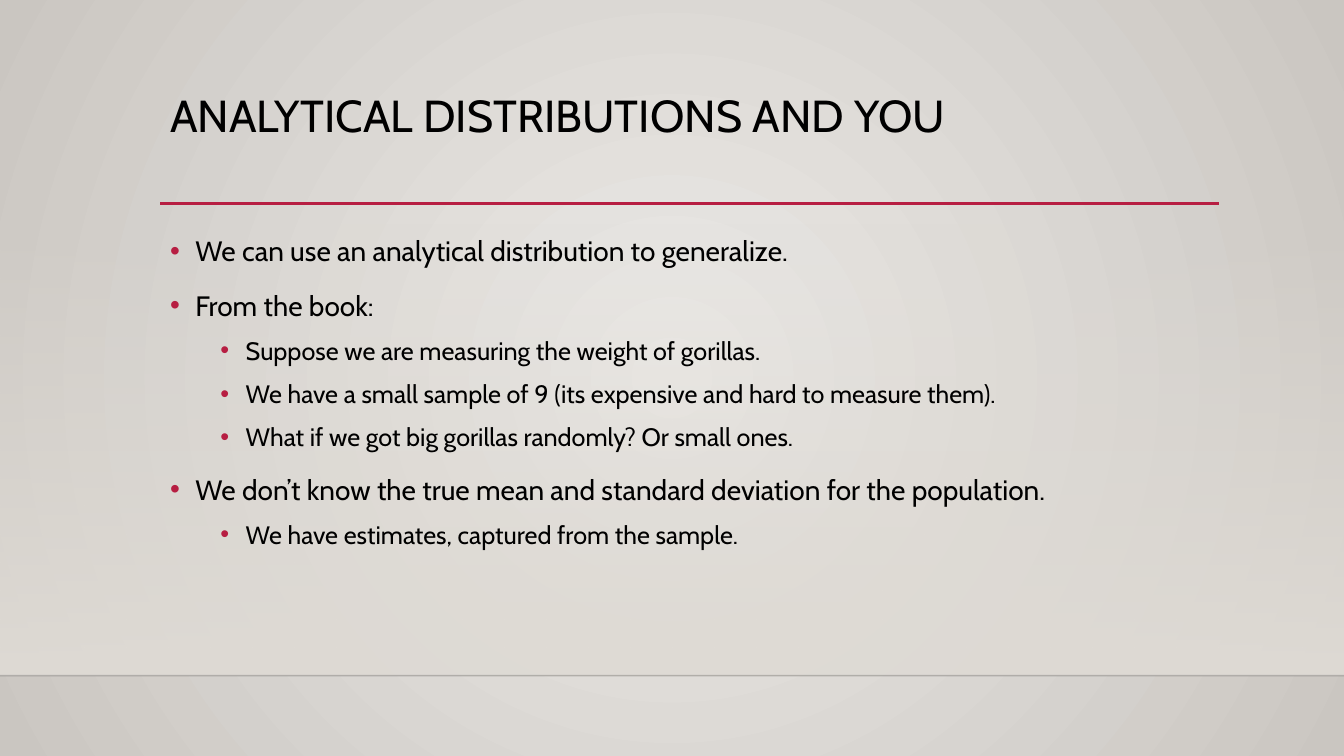
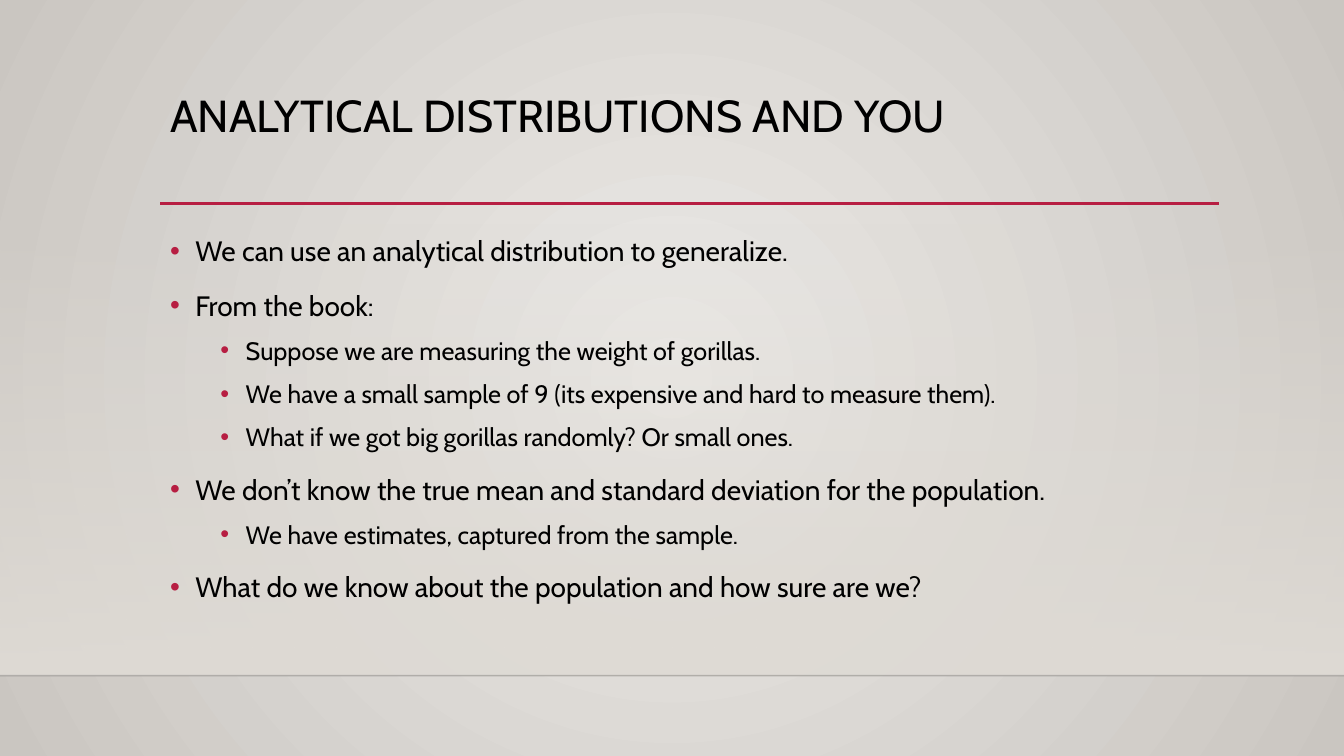
Before and after one commit to AkeemSemperDataScience/Basic_Stats_in_Python_Student_Repository, a slide deck: slide 1 of reference_material/slides/016_Sampling_Estimation.pptx. Drawn at 1344x756 pixels with LibreOffice and Linux fonts; fonts in the diff are those of the drawing; background and template pictures are left out. Boxes give left, top, right and bottom in pixels: in the first picture for what was removed or moved away, otherwise in the second. Text is boxed around its words. In the diff, an @@ line names an element or a change of style, - is before the commit and + after.

```diff
--- a/reference_material/slides/016_Sampling_Estimation.pptx
+++ b/reference_material/slides/016_Sampling_Estimation.pptx
@@ text at (x1=195, y1=576, x2=921, y2=604): paragraph added @@
+• What do we know about the population and how sure are we?
```
Also in this commit, not shown: 4 other slides changed, 1 slide added, 5 other files.
